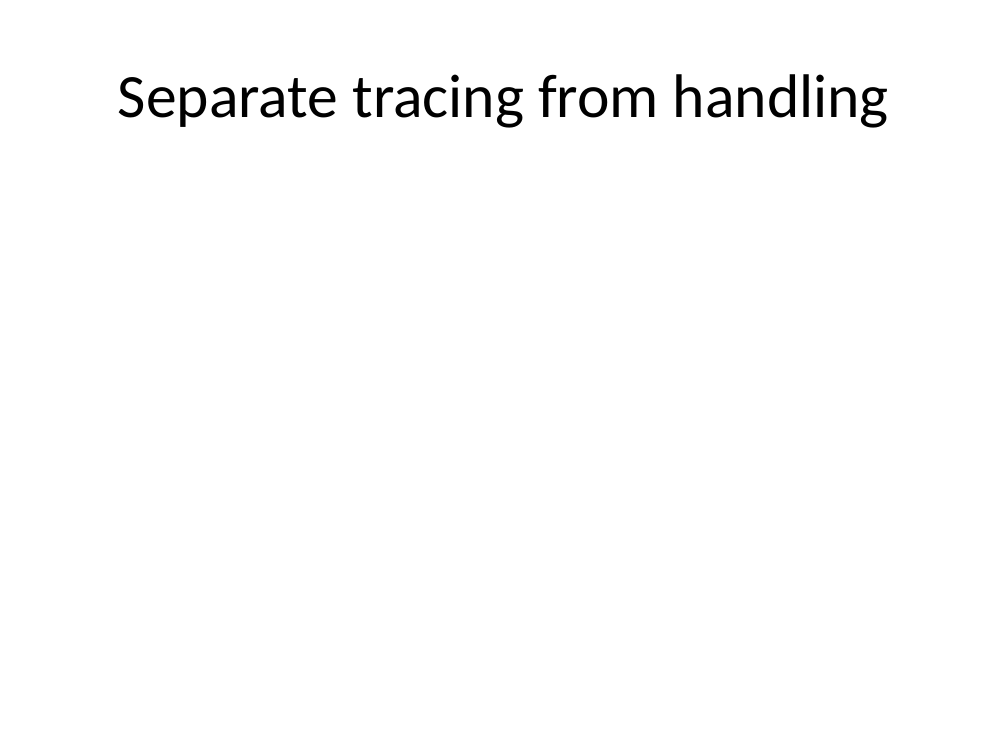
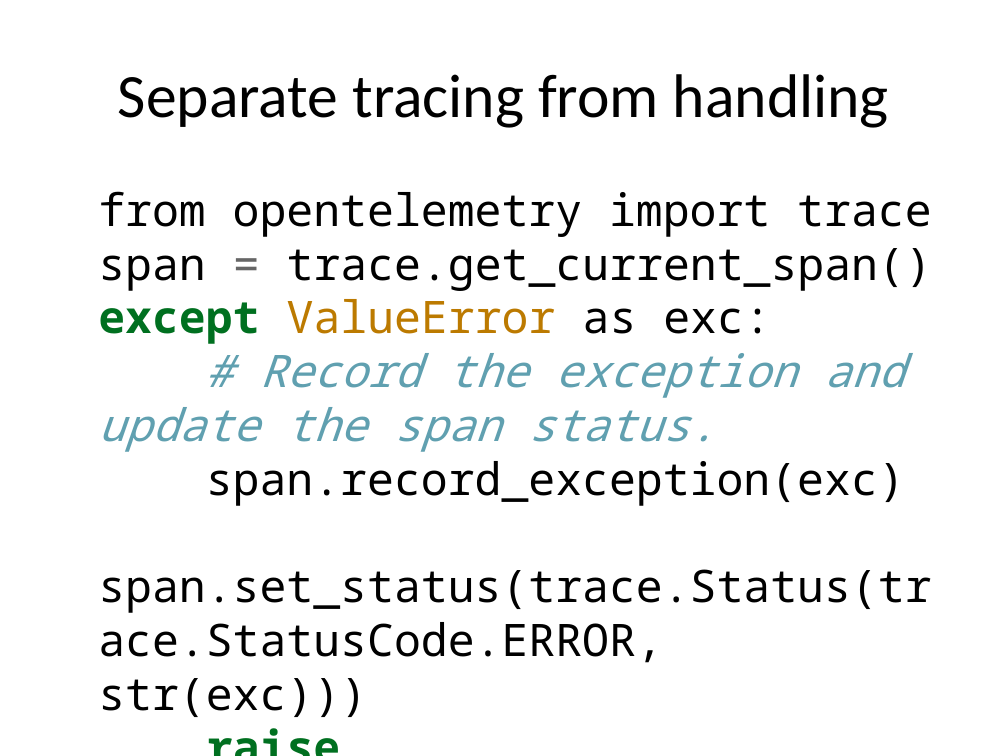
Before and after one commit to rhildred/INFO8985, a slide deck: slide 7 of monolith_analysis/slides.pptx (slide 6 before the commit). Drawn at 1008x756 pixels with LibreOffice and Linux fonts; fonts in the diff are those of the drawing. Boxes give left, top, right and bottom in pixels: in the first picture for what was removed or moved away, otherwise in the second. Text is boxed around its words. In the diff, an @@ line names an element or a change of style, - is before the commit and + after.

```diff
--- a/monolith_analysis/slides.pptx
+++ b/monolith_analysis/slides.pptx
@@ text added at [98,191,932,717], 32 pt, text #000000 @@
+from opentelemetry import trace
+span = trace.get_current_span()
+except ValueError as exc:
+# Record the exception and update the span status.
+span.record_exception(exc)
+span.set_status(trace.Status(trace.StatusCode.ERROR, str(exc)))
+raise
```
Also in this commit, not shown: 2 other slides changed, 5 slides added, 1 slide removed, 16 other files.
